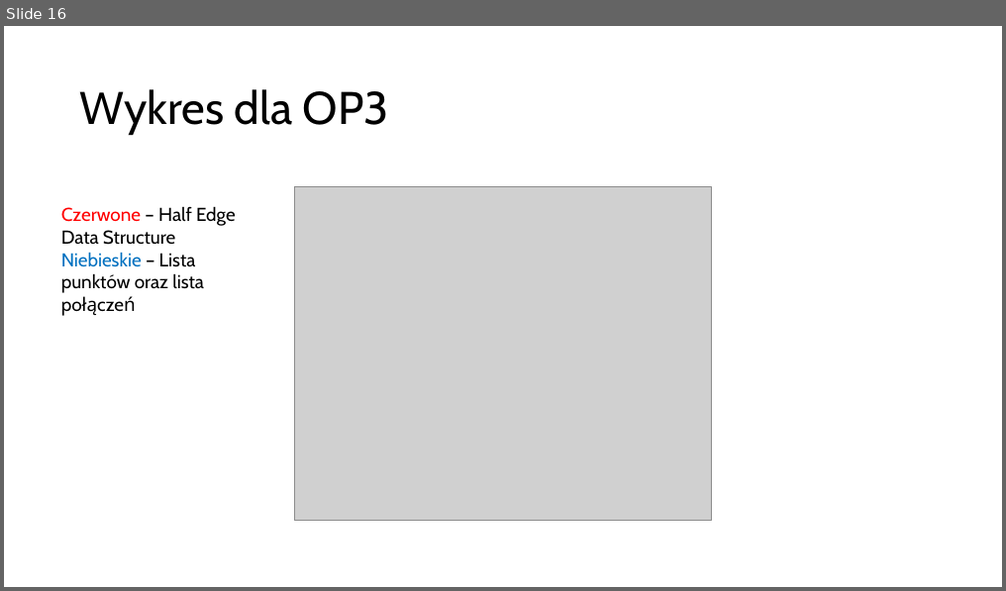
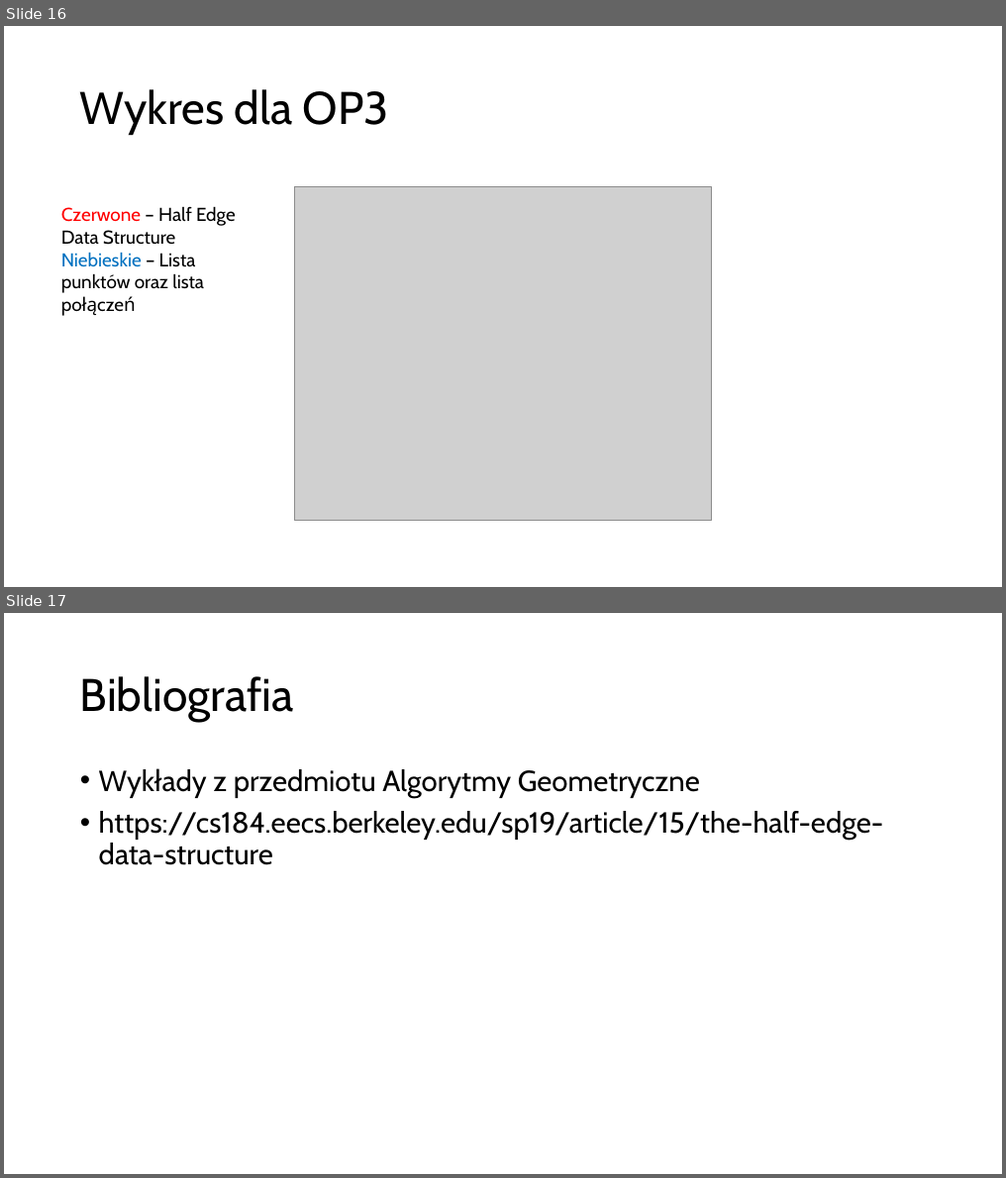
Before and after one commit to htulacz/GeoProj, a slide deck: prezentacja.pptx. Shown one above the other, each under a label of ours: slide 16 before the commit, slides 16 and 17 after it. The pictures are 1006x591 and 1006x1178 pixels, drawn with LibreOffice and Linux fonts; fonts in the diff are those of the drawing; grey boxes stand for pictures. Boxes give left, top, right and bottom in pixels: in the first picture for what was removed or moved away, otherwise in the second. Text is boxed around its words. In the diff, an @@ line names an element or a change of style, - is before the commit and + after.

```diff
--- a/prezentacja.pptx
+++ b/prezentacja.pptx
@@ slide 17 added at [4, 613, 1002, 1174], background #FFFFFF @@
@@ title added at [80, 676, 294, 722], 44 pt, text #000000 @@
+Bibliografia
@@ text added at [99, 769, 884, 865], 28 pt, text #000000 @@
+• Wykłady z przedmiotu Algorytmy Geometryczne
+• https://cs184.eecs.berkeley.edu/sp19/article/15/the-half-edge-data-structure
```
Also in this commit, not shown: 1 slide changed.
